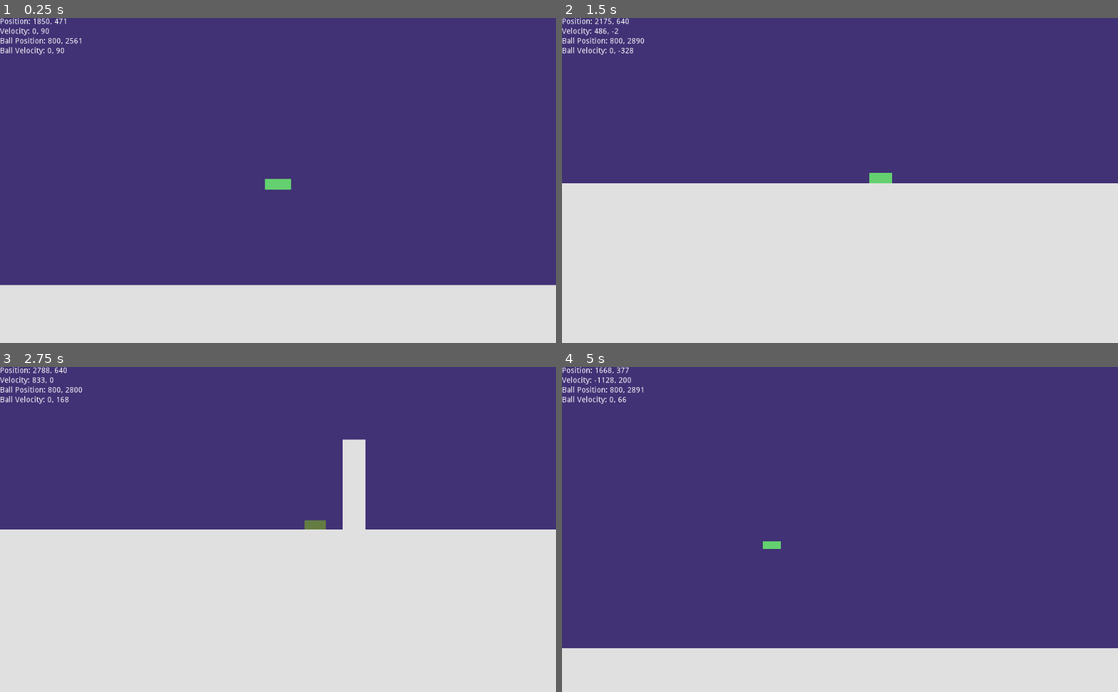
Above: before the commit, frames 1-4 (two rows, left to right).
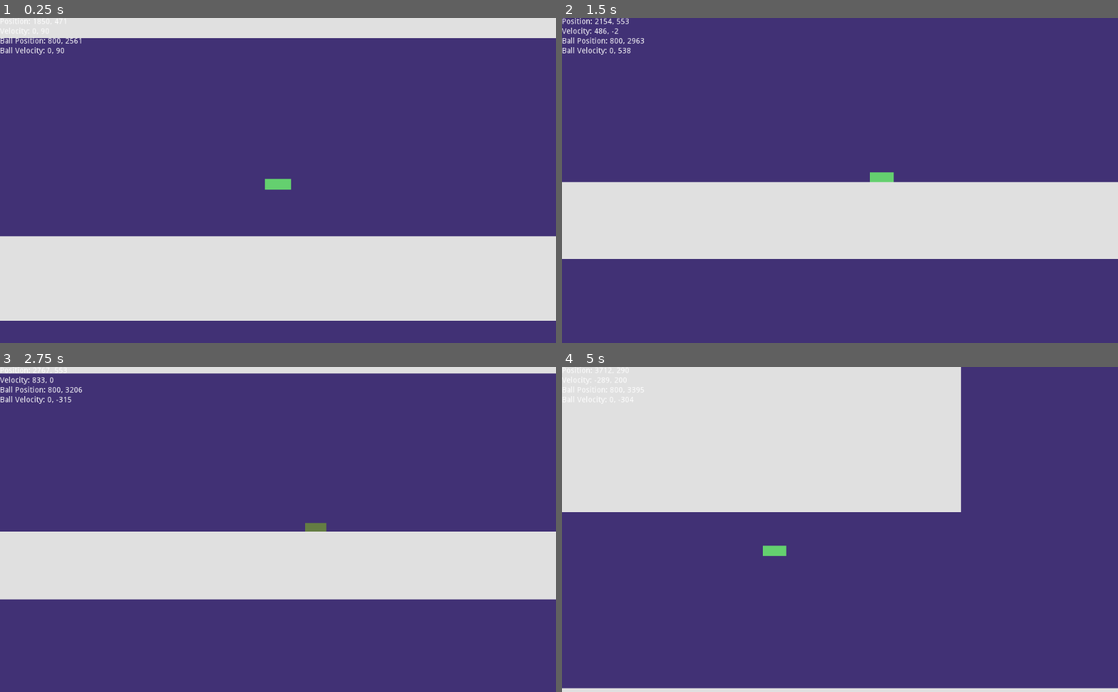
Above: after the commit, the same moments.

Repository: nourthe/spaceship-ball
Game: Godot game, scene res://objects/levels/tutorial.tscn
Same seed, same stepped clock (60 frames per second), same inputs: the game is played once before the commit and once after it.
Inputs:
- Up to frame 1 (0.25 s): no input
- Up to frame 2 (1.5 s): hold Right (pj1-right) 0.53-1.28 s; hold Space (pj1-boost) 0.53-1.28 s; hold Down (pj1-down) from 1.28 s (still down); tap Space (pj1-boost) at 1.35 s
- Up to frame 3 (2.75 s): release Down (pj1-down) at 2.03 s; hold Right (pj1-right) from 2.03 s (still down); hold Space (pj1-boost) from 2.03 s (still down)
- Up to frame 4 (5 s): release Right (pj1-right) at 2.78 s; release Space (pj1-boost) at 2.78 s; hold Up (pj1-up) 2.78-3.53 s; tap Space (pj1-boost) at 2.85, 4.35 s; hold Space (pj1-boost) 3.53-4.28 s; hold Left (pj1-left) from 3.53 s (still down)

The runs differ from the first frame. In frame 1, 28% of the frame differs, in the area x 0-100%, y 0-100%; in frame 2, 26%; in frame 3, 33%; in frame 4, 45%, in the area x 0-100%, y 0-99%.

Commit message:
Cambios muy generales

Diff:
--- /dev/null
+++ b/objects/collisionables/rect.tscn
@@ -0,0 +1,4 @@
+[gd_scene format=2]
+
+[node name="form" type="CollisionPolygon2D"]
+polygon = PoolVector2Array( -650, 600, -650, 1350, 1900, 1350, 1900, 600 )
--- a/objects/levels/base.tscn
+++ b/objects/levels/base.tscn
@@ -6,6 +6,7 @@
 [ext_resource path="res://objects/classes/PositionIndicator.gd" type="Script" id=4]
 [ext_resource path="res://objects/classes/RigidVelocityIndicator.gd" type="Script" id=5]
 [ext_resource path="res://objects/classes/VectorIndicator.gd" type="Script" id=6]
+[ext_resource path="res://objects/collisionables/rect.tscn" type="PackedScene" id=7]
 
 [sub_resource type="PhysicsMaterial" id=1]
 friction = 0.5
@@ -27,8 +28,7 @@
 script = ExtResource( 3 )
 color = Color( 0.929412, 0.698039, 0.333333, 1 )
 
-[node name="form" type="CollisionPolygon2D" parent="map"]
-polygon = PoolVector2Array( -650, 600, -650, 1350, 1900, 1350, 1900, 600 )
+[node name="form" parent="map" instance=ExtResource( 7 )]
 
 [node name="HUD" type="CanvasLayer" parent="."]
 
--- /dev/null
+++ b/objects/levels/test.tscn
@@ -0,0 +1,17 @@
+[gd_scene load_steps=2 format=2]
+
+[ext_resource path="res://objects/levels/base.tscn" type="PackedScene" id=1]
+
+[node name="base" instance=ExtResource( 1 )]
+
+[node name="form" parent="map" index="0"]
+position = Vector2( -95.9014, -105.931 )
+polygon = PoolVector2Array( -6423.55, 680.508, -6504.27, 4286.27, 11363.1, 4205.55, 11147.8, 653.6 )
+
+[node name="form2" type="CollisionPolygon2D" parent="map" index="1"]
+position = Vector2( 2975.05, -2190.45 )
+polygon = PoolVector2Array( -650, 600, -3071.76, 4545.99, 331.627, 5053.96, 4496.97, 4545.99, 6630.43, 736.227 )
+
+[node name="form3" type="CollisionPolygon2D" parent="map" index="2"]
+position = Vector2( -5787.3, -2189.94 )
+polygon = PoolVector2Array( -650, 600, -3071.76, 4545.99, 331.627, 5053.96, 4496.97, 4545.99, 6630.43, 736.227 )
--- /dev/null
+++ b/objects/levels/test2.tscn
@@ -0,0 +1,94 @@
+[gd_scene load_steps=3 format=2]
+
+[ext_resource path="res://objects/collisionables/rect.tscn" type="PackedScene" id=1]
+[ext_resource path="res://objects/levels/base.tscn" type="PackedScene" id=2]
+
+[node name="base" instance=ExtResource( 2 )]
+
+[node name="ball" parent="." index="0"]
+position = Vector2( 330.327, 521.621 )
+
+[node name="rocket" parent="." index="1"]
+position = Vector2( 196.388, 559.399 )
+
+[node name="map" parent="." index="2"]
+color = Color( 0.843137, 0.533333, 0.854902, 1 )
+
+[node name="form" parent="map" index="0"]
+position = Vector2( -1515.03, -1783.39 )
+polygon = PoolVector2Array( 21.774, 303.307, -159.655, 1885.77, 264.147, 2219.45, 525.742, 676.243, 878.52, 333.545, 5068.56, 312.396, 5078.64, 3517.64, 2165.9, 3533.9, 2140.5, 3787.88, 5861.37, 3749.78, 5857.73, 222.672, 5827.49, -130.106, 666.854, 71.4812 )
+
+[node name="form2" parent="map" index="1" instance=ExtResource( 1 )]
+position = Vector2( 1743.37, -615.727 )
+polygon = PoolVector2Array( -1407.13, 466.057, -1049.16, 773.517, -1043.5, 903.625, -896.424, 779.174, -783.287, 739.576, -743.689, 864.026, -726.718, 1011.1, -805.914, 1095.96, -472.16, 1220.41, -650, 1350, 509.444, 1316.48, 761.16, 1172.65, 1072.81, 950.897, 1270.58, 693.189, 1402.44, 357.568, 1408.43, -25.9987, 1330.52, -289.701, 916.163, -158.864, 1026.91, 219.145, 970.338, 349.253, 766.691, 349.253, 512.133, 264.4, 257.574, 179.547, 257.574, 298.341, 529.103, 422.792, 794.975, 575.527, 908.112, 711.291, 761.034, 988.477, 410.309, 1203.44, 167.064, 1220.41, 184.035, 750.889, 53.9275, 756.546, 42.6138, 1271.32, -353.366, 1271.32, -364.68, 1175.15, -455.189, 1118.58, -573.983, 1112.93, -557.013, 1016.76, -268.513, 1005.45, -279.827, 880.997, -562.67, 903.625, -624.895, 784.831, -822.885, 711.291, -986.934, 750.889, -1150.98, 643.409, -1247.15, 547.243, -1230.18, 468.047 )
+
+[node name="form3" parent="map" index="2" instance=ExtResource( 1 )]
+position = Vector2( 1205.43, 224.285 )
+
+[node name="form4" parent="map" index="3" instance=ExtResource( 1 )]
+position = Vector2( -852.178, 305.182 )
+polygon = PoolVector2Array( -373.101, 142.489, -650, 1350, 1900, 1350, 1900, 600 )
+
+[node name="form5" parent="map" index="4" instance=ExtResource( 1 )]
+position = Vector2( 112.533, -372.812 )
+polygon = PoolVector2Array( -211.428, 804.181, -173.673, 966.527, -67.9589, 943.874, -75.5099, 823.058 )
+
+[node name="form6" parent="map" index="5" instance=ExtResource( 1 )]
+position = Vector2( 418.348, -569.138 )
+polygon = PoolVector2Array( -211.428, 804.181, -173.673, 966.527, -67.9589, 943.874, -75.5099, 823.058 )
+
+[node name="form7" parent="map" index="6" instance=ExtResource( 1 )]
+position = Vector2( 735.49, -297.302 )
+polygon = PoolVector2Array( -211.428, 804.181, -173.673, 966.527, -67.9589, 943.874, -75.5099, 823.058 )
+
+[node name="form8" parent="map" index="7" instance=ExtResource( 1 )]
+position = Vector2( -117.772, -746.586 )
+polygon = PoolVector2Array( -211.428, 804.181, -173.673, 966.527, -67.9589, 943.874, -75.5099, 823.058 )
+
+[node name="form9" parent="map" index="8" instance=ExtResource( 1 )]
+position = Vector2( -351.853, -576.689 )
+polygon = PoolVector2Array( -211.428, 804.181, -173.673, 966.527, -67.9589, 943.874, -75.5099, 823.058 )
+
+[node name="form10" parent="map" index="9" instance=ExtResource( 1 )]
+position = Vector2( 3.0434, -1029.75 )
+polygon = PoolVector2Array( -211.428, 804.181, -173.673, 966.527, -67.9589, 943.874, -75.5099, 823.058 )
+
+[node name="form11" parent="map" index="10" instance=ExtResource( 1 )]
+position = Vector2( 384.369, -1007.1 )
+polygon = PoolVector2Array( -211.428, 804.181, -173.673, 966.527, -67.9589, 943.874, -75.5099, 823.058 )
+
+[node name="form12" parent="map" index="11" instance=ExtResource( 1 )]
+position = Vector2( 754.367, -1007.1 )
+polygon = PoolVector2Array( -211.428, 804.181, -173.673, 966.527, -67.9589, 943.874, -75.5099, 823.058 )
+
+[node name="form13" parent="map" index="12" instance=ExtResource( 1 )]
+position = Vector2( 1249.56, -1181.74 )
+polygon = PoolVector2Array( -211.428, 804.181, -173.673, 966.527, -67.9589, 943.874, -75.5099, 823.058 )
+
+[node name="form14" parent="map" index="13" instance=ExtResource( 1 )]
+position = Vector2( 1555.38, -1378.07 )
+polygon = PoolVector2Array( -211.428, 804.181, -173.673, 966.527, -67.9589, 943.874, -75.5099, 823.058 )
+
+[node name="form15" parent="map" index="14" instance=ExtResource( 1 )]
+position = Vector2( 1872.52, -1106.23 )
+polygon = PoolVector2Array( -211.428, 804.181, -173.673, 966.527, -67.9589, 943.874, -75.5099, 823.058 )
+
+[node name="form16" parent="map" index="15" instance=ExtResource( 1 )]
+position = Vector2( 1019.26, -1555.52 )
+polygon = PoolVector2Array( -211.428, 804.181, -173.673, 966.527, -67.9589, 943.874, -75.5099, 823.058 )
+
+[node name="form17" parent="map" index="16" instance=ExtResource( 1 )]
+position = Vector2( 785.175, -1385.62 )
+polygon = PoolVector2Array( -211.428, 804.181, -173.673, 966.527, -67.9589, 943.874, -75.5099, 823.058 )
+
+[node name="form18" parent="map" index="17" instance=ExtResource( 1 )]
+position = Vector2( 1140.07, -1838.68 )
+polygon = PoolVector2Array( -211.428, 804.181, -173.673, 966.527, -67.9589, 943.874, -75.5099, 823.058 )
+
+[node name="form19" parent="map" index="18" instance=ExtResource( 1 )]
+position = Vector2( 1521.4, -1816.03 )
+polygon = PoolVector2Array( -211.428, 804.181, -173.673, 966.527, -67.9589, 943.874, -75.5099, 823.058 )
+
+[node name="form20" parent="map" index="19" instance=ExtResource( 1 )]
+position = Vector2( 1891.4, -1816.03 )
+polygon = PoolVector2Array( -211.428, 804.181, -173.673, 966.527, -67.9589, 943.874, -75.5099, 823.058 )
--- a/objects/levels/tutorial.tscn
+++ b/objects/levels/tutorial.tscn
@@ -20,5 +20,5 @@
 color = Color( 0.882353, 0.882353, 0.882353, 1 )
 
 [node name="form" parent="map" index="0"]
-position = Vector2( -1100, 2850 )
+position = Vector2( -718.375, 1113.48 )
 polygon = PoolVector2Array( -550, -1300, -550, 600, 750, 600, 750, 500, 900, 500, 1450, 900, 1550, 900, 2450, 500, 2450 …(441 unchanged characters)…
Not shown: 1 places in objects/levels/base.tscn that only renumber resources
